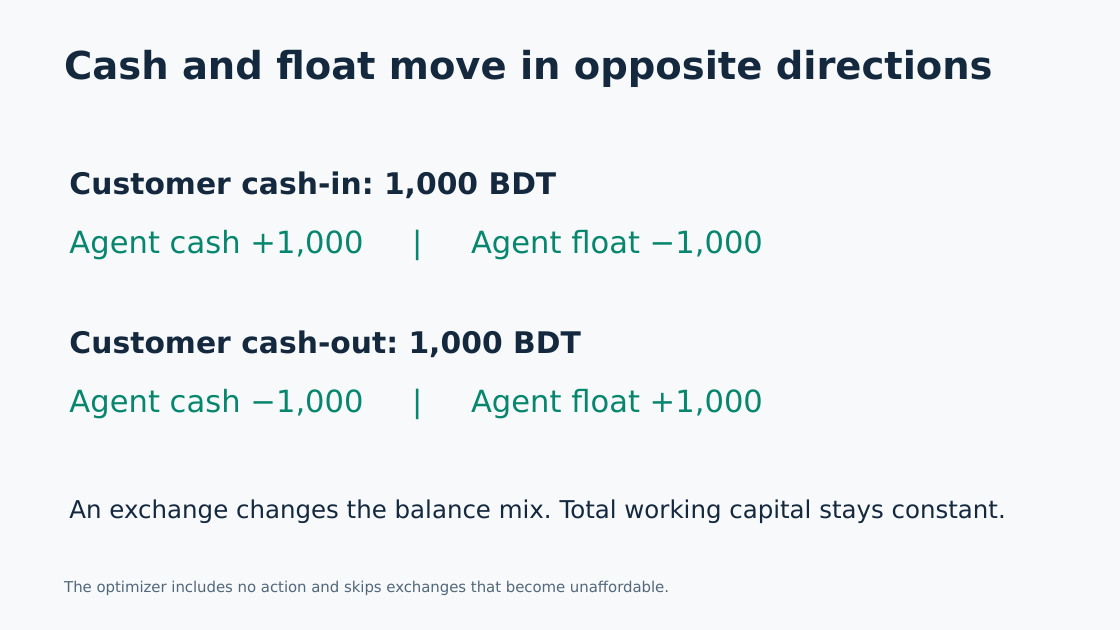
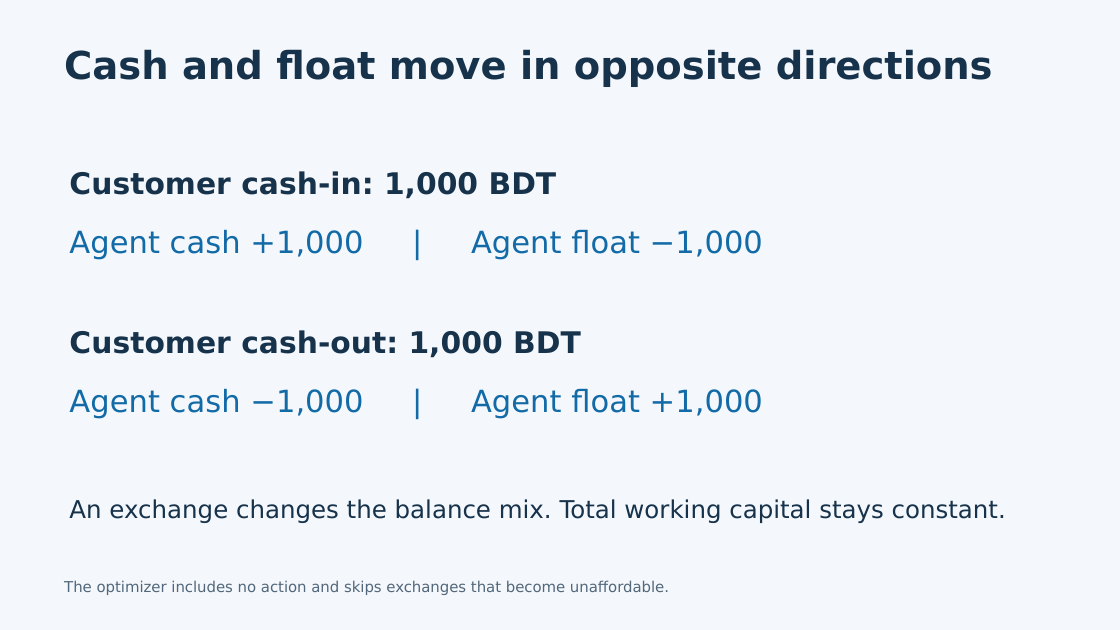
Before and after one commit to Rawnak-Alam/upay-shurokkha, a slide deck: slide 3 of docs/Presentation.pptx. Drawn at 1120x630 pixels with LibreOffice and Linux fonts; fonts in the diff are those of the drawing. Boxes give left, top, right and bottom in pixels: in the first picture for what was removed or moved away, otherwise in the second. Text is boxed around its words. In the diff, an @@ line names an element or a change of style, - is before the commit and + after.

```diff
--- a/docs/Presentation.pptx
+++ b/docs/Presentation.pptx
@@ background #F7F9FB to #F4F8FC @@
@@ text "Agent cash +1,000 | Agent ..." at [69,229,763,260]: text colour #07866E to #126AA7 @@
@@ text "Agent cash −1,000 | Agent ..." at [69,388,763,419]: text colour #07866E to #126AA7 @@
```
Also in this commit, not shown: 9 other slides changed, 7 other files.
